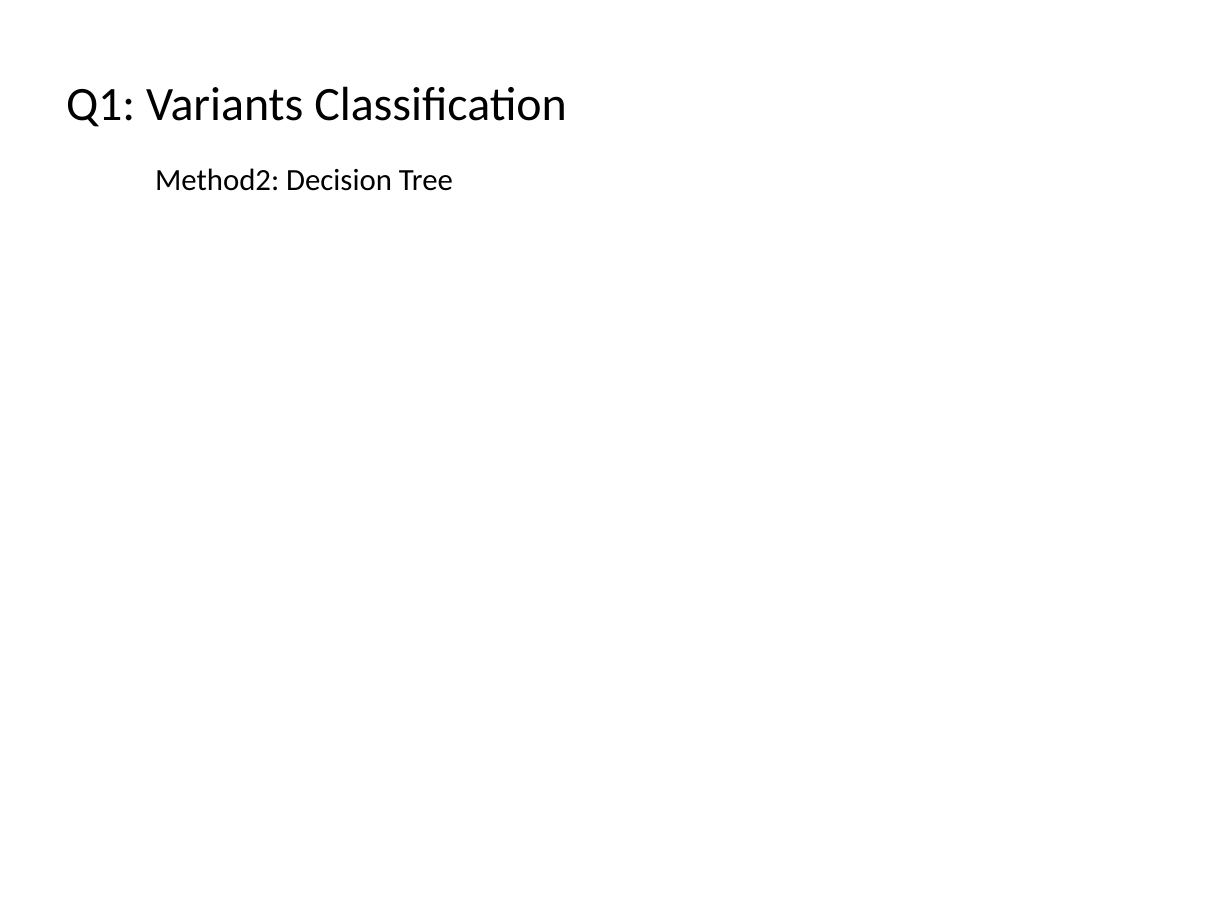
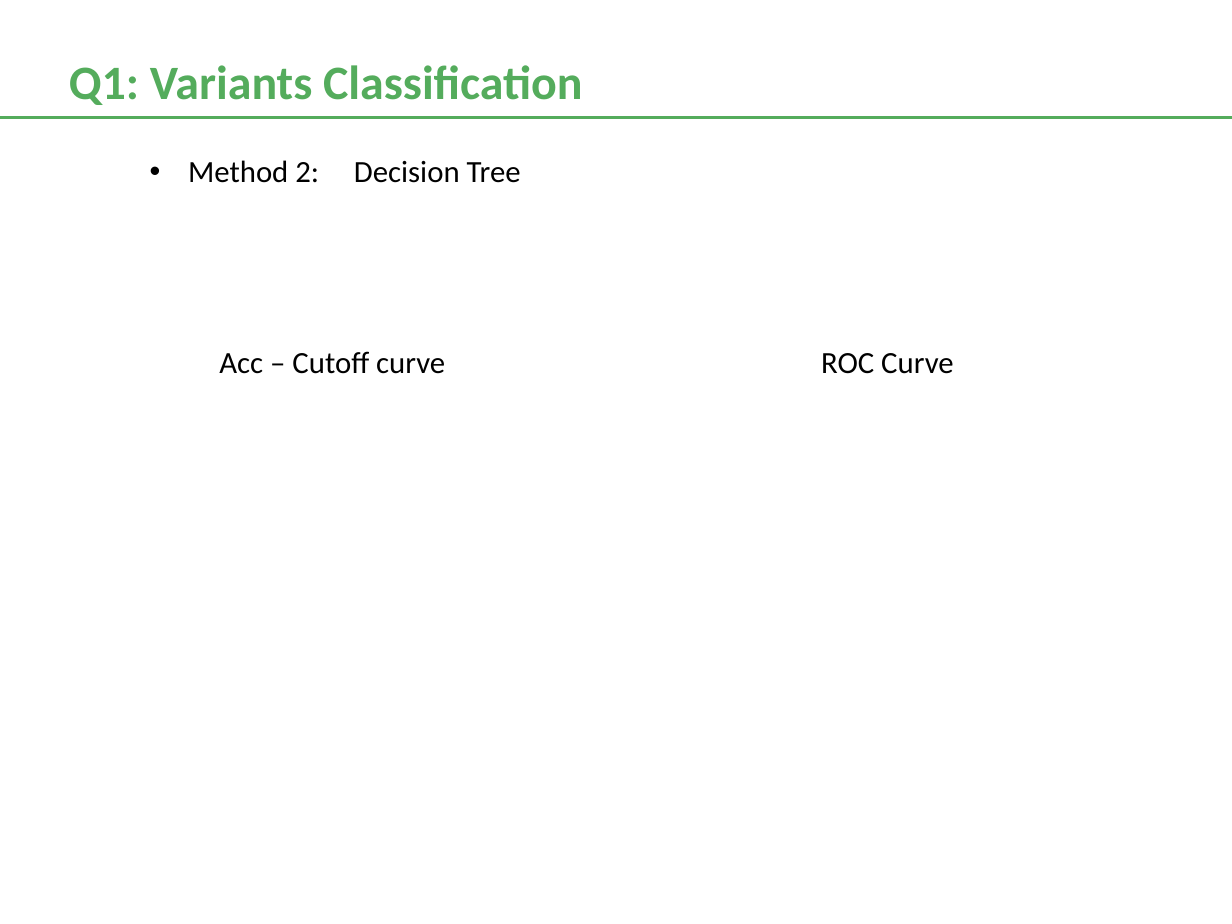
Before and after one commit to frostace/BinaryClassification, a slide deck: slide 8 of DataSciencePres.pptx. Drawn at 1232x924 pixels with LibreOffice and Linux fonts; fonts in the diff are those of the drawing. Boxes give left, top, right and bottom in pixels: in the first picture for what was removed or moved away, otherwise in the second. Text is boxed around its words. In the diff, an @@ line names an element or a change of style, - is before the commit and + after.

```diff
--- a/DataSciencePres.pptx
+++ b/DataSciencePres.pptx
@@ text "Q1: Variants Classification": place and size @@
-text "Q1: Variants Classification" at [66,86,567,127]
+text "Q1: Variants Classification" at [69,65,582,105]
@@ text "Q1: Variants Classification" at [69,65,582,105]: text colour #000000 to #54AC5C, bold on; more space between paragraphs @@
@@ line added from (0, 117) to (1232, 117), #54AC5C 1.38 pt @@
@@ text at [188,160,521,183]: text changed @@
-Method2: Decision Tree
+• Method 2: Decision Tree
@@ text added at [219,351,445,374], 18 pt, text #000000 @@
+Acc – Cutoff curve
@@ text added at [821,353,953,374], 18 pt, text #000000 @@
+ROC Curve
```
Also in this commit, not shown: 11 other slides changed, 4 slides added, 5 slides removed, 8 other files.
